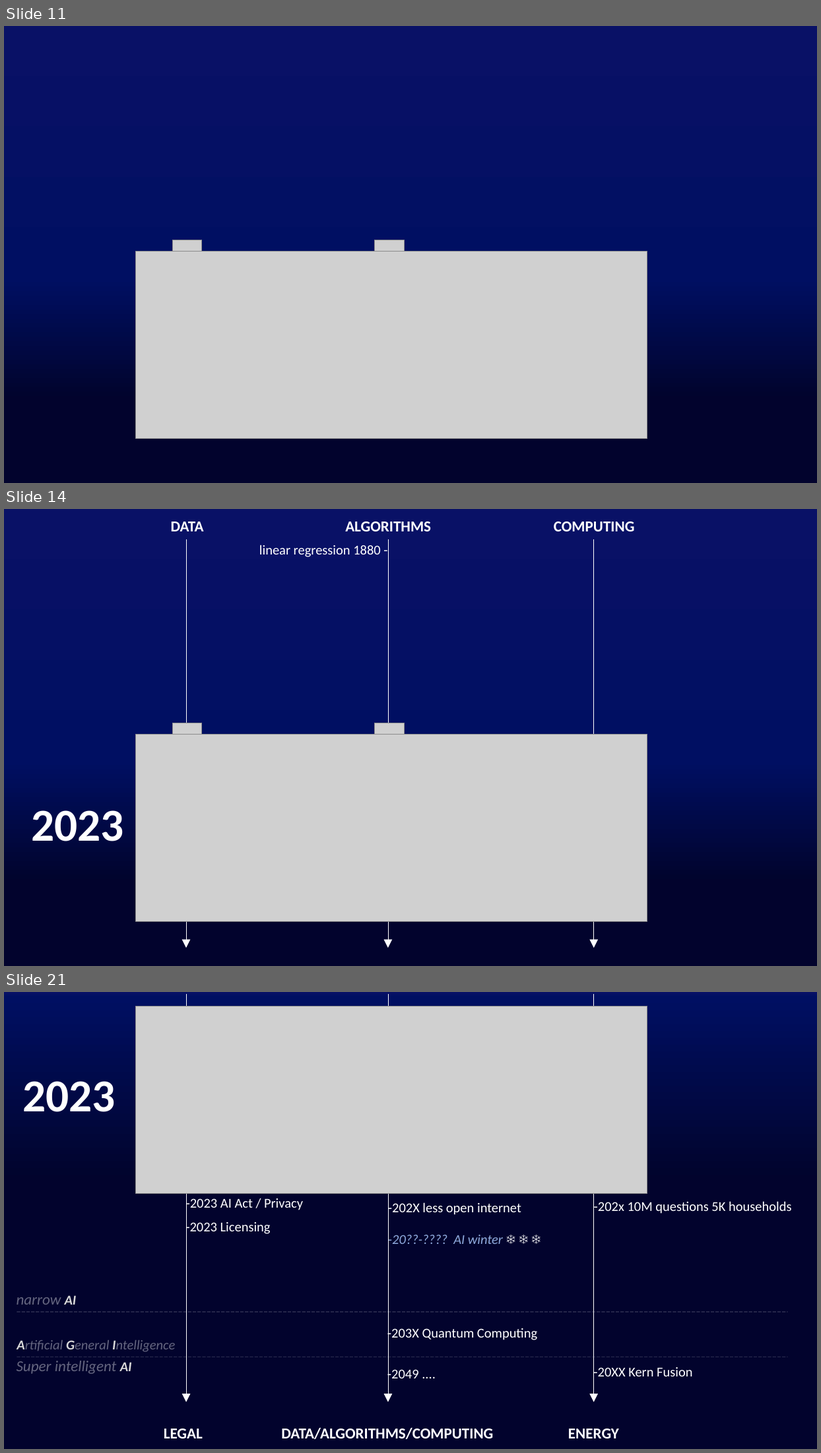
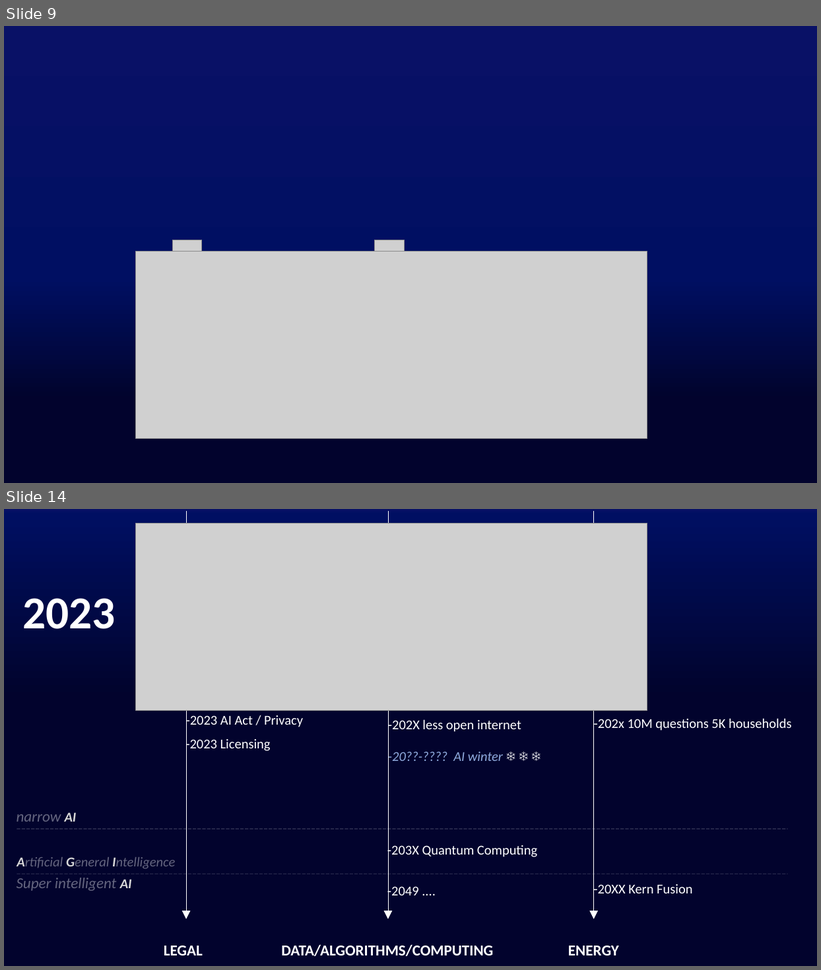
Before and after one commit to Fpadt/AI, a slide deck: pptx/pptx.pptm. Shown one above the other, each under a label of ours: slides 11, 14 and 21 before the commit, slides 9 and 14 after it; the slides between them are not shown. The pictures are 821x1453 and 821x970 pixels, drawn with LibreOffice and Linux fonts; fonts in the diff are those of the drawing; grey boxes stand for pictures. Boxes give left, top, right and bottom in pixels: in the first picture for what was removed or moved away, otherwise in the second. Text is boxed around its words. In the diff, an @@ line names an element or a change of style, - is before the commit and + after.

```diff
--- a/pptx/pptx.pptm
+++ b/pptx/pptx.pptm
@@ slide 14 removed at (4, 509, 817, 966), background gradient #02032D to #01042E to #000F62 to #091166 @@
@@ text removed at (171, 522, 204, 531) @@
-DATA
@@ text removed at (345, 522, 431, 531) @@
-ALGORITHMS
@@ text removed at (554, 522, 635, 531) @@
-COMPUTING
@@ arrow removed from (186, 539) to (186, 948) @@
@@ text removed at (259, 545, 380, 557) @@
-linear regression 1880 -
@@ arrow removed from (388, 539) to (388, 948) @@
@@ arrow removed from (594, 539) to (594, 948) @@
@@ picture removed at (172, 723, 201, 734) @@
@@ picture removed at (375, 723, 404, 734) @@
@@ picture removed at (136, 734, 648, 922) @@
@@ text removed at (32, 811, 124, 842) @@
-2023
@@ what was slide 11 is now slide 9 @@
@@ what was slide 21 is now slide 14 @@
```
Also in this commit, not shown: 10 slides changed, 11 slides added, 7 other slides removed.
